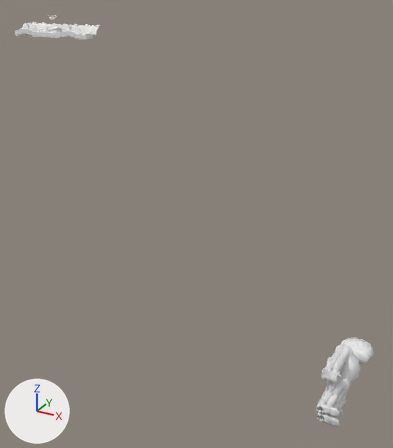
Renders of the Blender file data/ScnGame.blend from each side of a commit.
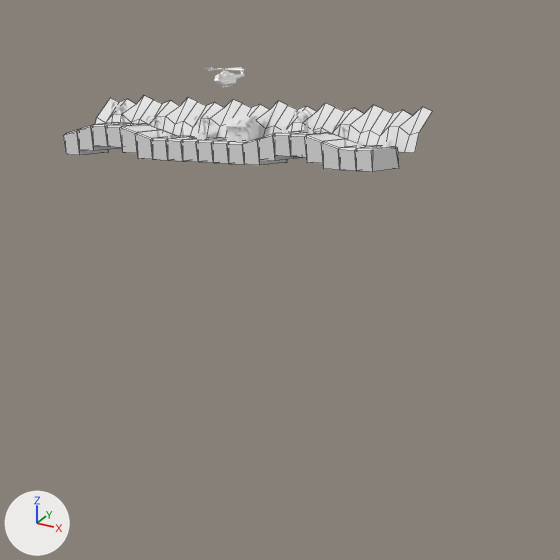
Each version is shown whole from a 50 mm camera at (345.0, -374.0, 37.0) aimed at (46.0, 170.0, -235.0), then close up on the part from 0% to 33% of the width and 0% to 29% of the height. Every picture has the same lights, and +X, +Y and +Z are marked at lower left. The close-ups show mesh edges as thin lines.

Objects in the first close-up: 'Background1', 'Background1.001', 'Background1.002', 'Background1.003', 'Background1.004', 'Background1.005', 'Background1.006', 'Ground1Plane.006'.
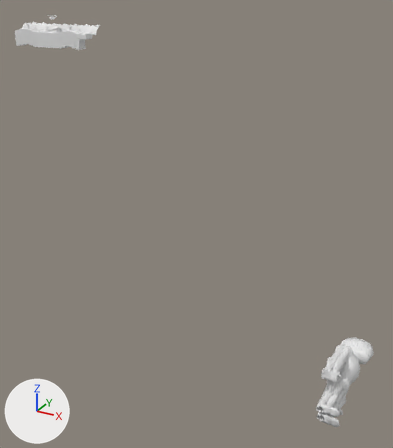
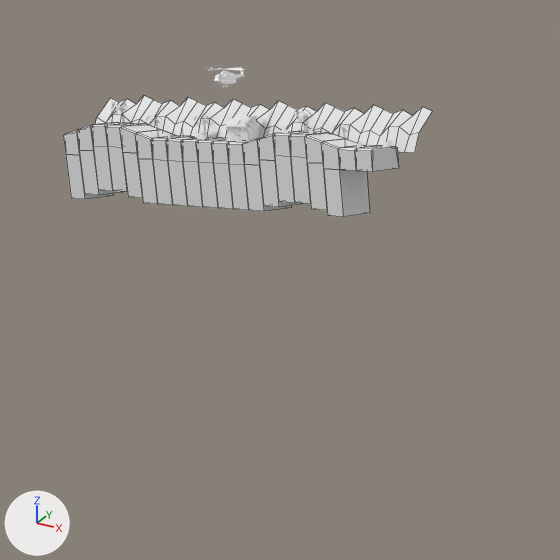
Changed parts and their boxes (x1, y1, x2, y2) in the close-ups (560 x 560 px):
'underGround.006', added: after (324, 169, 370, 217)
'underGround.011', added: after (244, 164, 292, 211)
'underGround.010', added: after (259, 160, 306, 207)
'underGround.007', added: after (307, 163, 327, 210)
'underGround.008', added: after (291, 156, 311, 204)
'underGround.009', added: after (275, 155, 295, 203)
'underGround', added: after (66, 154, 114, 199)
'underGround.012', added: after (229, 164, 249, 210)
'underGround.001', added: after (79, 150, 121, 195)
'underGround.017', added: after (213, 163, 233, 209)
'underGround.016', added: after (198, 162, 218, 208)
'underGround.015', added: after (183, 161, 203, 207)
'underGround.014', added: after (168, 160, 188, 206)
'underGround.013', added: after (153, 159, 173, 205)
'underGround.005', added: after (138, 159, 158, 204)
'underGround.004', added: after (123, 152, 143, 198)
'underGround.003', added: after (108, 146, 127, 192)
'underGround.002', added: after (93, 146, 113, 191)

Edits to the bpy script that builds the scene:
```text
Add me_block1_001:
    me_block1_001.from_pydata([(-2.0, -1.0, -4.3), (-2.0, -1.0, 0.0), (-2.0, 1.0, -4.3), (-2.0, 1.0, 0.0), (2.0, -1.0, 0.0), (2.0, 1.0, -4.3), (2.0, 1.0, 0.0), (2.0, -1.0, -4.3)], [], [(0, 1, 3, 2), (2, 3, 6, 5), (7, 5, 6, 4), (0, 7, 4, 1)])
    me_block1_001.materials.append(mat_block1)  # white #e7e7e7
Add col_underground:
    col_underground = bpy.data.collections.new('underGround')
    col_underground.instance_offset = (4.0, 0.0, 0.0)
    col_underground.objects.link(ob_block1_001)
Add ob_block1_001:
    ob_block1_001 = bpy.data.objects.new('Block1.001', me_block1_001)
    ob_block1_001.location = (4.0, 0.0, 0.0)
    ob_block1_001.rotation_euler = (0.0, 0.0, -1.571)  # degrees (0, 0, -90)
    ob_block1_001.scale = (2.0, 2.0, 2.0)
Add ob_underground:
    ob_underground = bpy.data.objects.new('underGround', None)
    ob_underground.location = (-40.0, 0.0, -4.0)
    ob_underground.instance_type = 'COLLECTION'
    ob_underground.instance_collection = col_underground
Add ob_underground_001:
    ob_underground_001 = bpy.data.objects.new('underGround.001', None)
    ob_underground_001.location = (-36.0, 0.0, -3.0)
    ob_underground_001.instance_type = 'COLLECTION'
    ob_underground_001.instance_collection = col_underground
Add ob_underground_002:
    ob_underground_002 = bpy.data.objects.new('underGround.002', None)
    ob_underground_002.location = (-32.0, 0.0, -2.0)
    ob_underground_002.instance_type = 'COLLECTION'
    ob_underground_002.instance_collection = col_underground
Add ob_underground_003:
    ob_underground_003 = bpy.data.objects.new('underGround.003', None)
    ob_underground_003.location = (-28.0, 0.0, -2.0)
    ob_underground_003.instance_type = 'COLLECTION'
    ob_underground_003.instance_collection = col_underground
Add ob_underground_004:
    ob_underground_004 = bpy.data.objects.new('underGround.004', None)
    ob_underground_004.location = (-24.0, 0.0, -3.0)
    ob_underground_004.instance_type = 'COLLECTION'
    ob_underground_004.instance_collection = col_underground
Add ob_underground_005:
    ob_underground_005 = bpy.data.objects.new('underGround.005', None)
    ob_underground_005.location = (-20.0, 0.0, -4.0)
    ob_underground_005.instance_type = 'COLLECTION'
    ob_underground_005.instance_collection = col_underground
Add ob_underground_006:
    ob_underground_006 = bpy.data.objects.new('underGround.006', None)
    ob_underground_006.location = (28.0, 0.0, -4.0)
    ob_underground_006.instance_type = 'COLLECTION'
    ob_underground_006.instance_collection = col_underground
Add ob_underground_007:
    ob_underground_007 = bpy.data.objects.new('underGround.007', None)
    ob_underground_007.location = (24.0, 0.0, -3.0)
    ob_underground_007.instance_type = 'COLLECTION'
    ob_underground_007.instance_collection = col_underground
Add ob_underground_008:
    ob_underground_008 = bpy.data.objects.new('underGround.008', None)
    ob_underground_008.location = (20.0, 0.0, -2.0)
    ob_underground_008.instance_type = 'COLLECTION'
    ob_underground_008.instance_collection = col_underground
Add ob_underground_009:
    ob_underground_009 = bpy.data.objects.new('underGround.009', None)
    ob_underground_009.location = (16.0, 0.0, -2.0)
    ob_underground_009.instance_type = 'COLLECTION'
    ob_underground_009.instance_collection = col_underground
Add ob_underground_010:
    ob_underground_010 = bpy.data.objects.new('underGround.010', None)
    ob_underground_010.location = (12.0, 0.0, -3.0)
    ob_underground_010.instance_type = 'COLLECTION'
    ob_underground_010.instance_collection = col_underground
Add ob_underground_011:
    ob_underground_011 = bpy.data.objects.new('underGround.011', None)
    ob_underground_011.location = (8.0, 0.0, -4.0)
    ob_underground_011.instance_type = 'COLLECTION'
    ob_underground_011.instance_collection = col_underground
Add ob_underground_012:
    ob_underground_012 = bpy.data.objects.new('underGround.012', None)
    ob_underground_012.location = (4.0, 0.0, -4.0)
    ob_underground_012.instance_type = 'COLLECTION'
    ob_underground_012.instance_collection = col_underground
Add ob_underground_013:
    ob_underground_013 = bpy.data.objects.new('underGround.013', None)
    ob_underground_013.location = (-16.0, 0.0, -4.0)
    ob_underground_013.instance_type = 'COLLECTION'
    ob_underground_013.instance_collection = col_underground
Add ob_underground_014:
    ob_underground_014 = bpy.data.objects.new('underGround.014', None)
    ob_underground_014.location = (-12.0, 0.0, -4.0)
    ob_underground_014.instance_type = 'COLLECTION'
    ob_underground_014.instance_collection = col_underground
Add ob_underground_015:
    ob_underground_015 = bpy.data.objects.new('underGround.015', None)
    ob_underground_015.location = (-8.0, 0.0, -4.0)
    ob_underground_015.instance_type = 'COLLECTION'
    ob_underground_015.instance_collection = col_underground
Add ob_underground_016:
    ob_underground_016 = bpy.data.objects.new('underGround.016', None)
    ob_underground_016.location = (-4.0, 0.0, -4.0)
    ob_underground_016.instance_type = 'COLLECTION'
    ob_underground_016.instance_collection = col_underground
Add ob_underground_017:
    ob_underground_017 = bpy.data.objects.new('underGround.017', None)
    ob_underground_017.location = (0.0, 0.0, -4.0)
    ob_underground_017.instance_type = 'COLLECTION'
    ob_underground_017.instance_collection = col_underground
```
